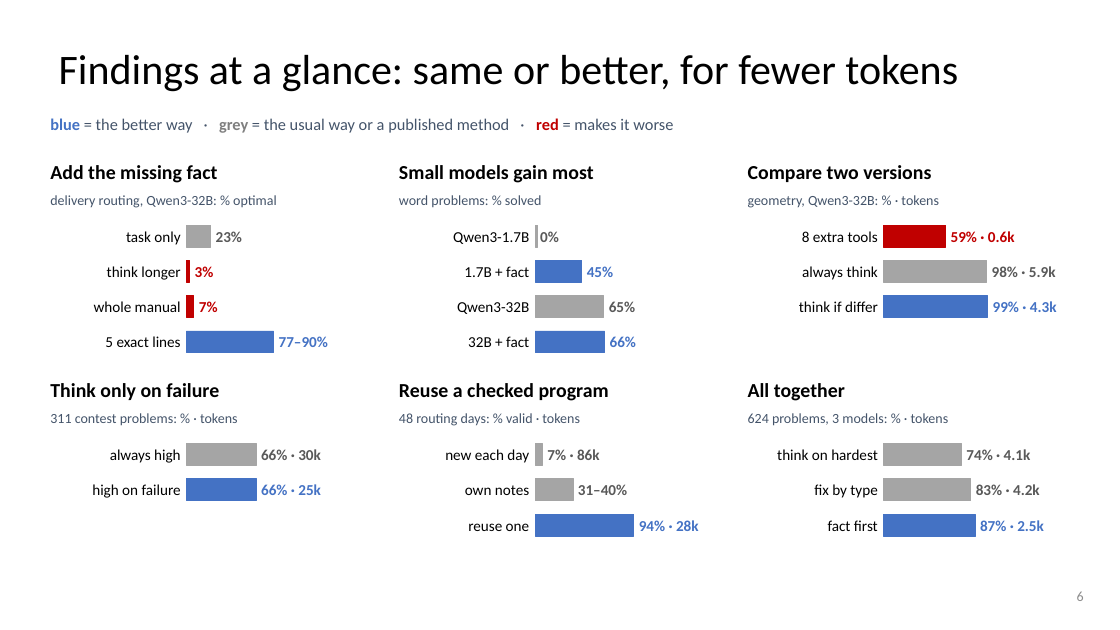
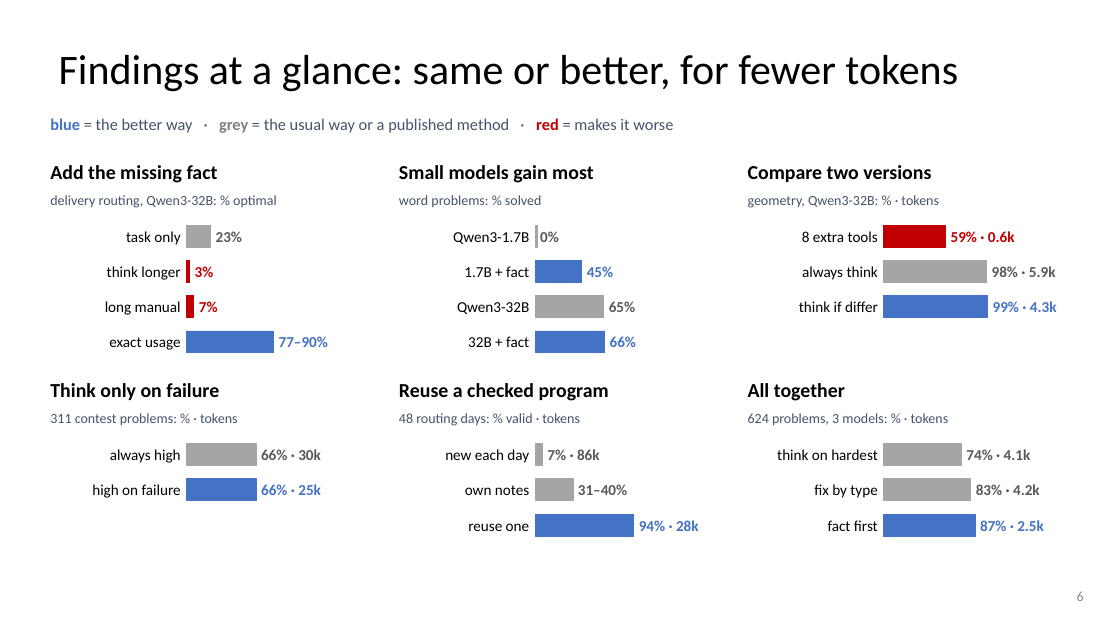
Before and after one commit to dlwns147/CSED490E_Project_Team5, a slide deck: slide 6 of PROPOSAL_slides_full.pptx. Drawn at 1120x630 pixels with LibreOffice and Linux fonts; fonts in the diff are those of the drawing. Boxes give left, top, right and bottom in pixels: in the first picture for what was removed or moved away, otherwise in the second. Text is boxed around its words. In the diff, an @@ line names an element or a change of style, - is before the commit and + after.

```diff
--- a/PROPOSAL_slides_full.pptx
+++ b/PROPOSAL_slides_full.pptx
@@ text at box(105, 301, 181, 315): text changed @@
-whole manual
+long manual
@@ text at box(109, 337, 181, 350): text changed @@
-5 exact lines
+exact usage
```
Also in this commit, not shown: 3 other slides changed, 10 other files.
